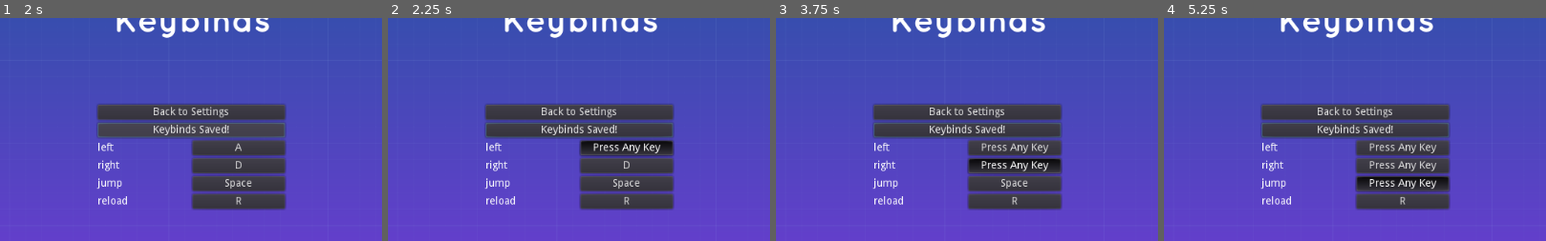
Above: before the commit, frames 1-4 (left to right).
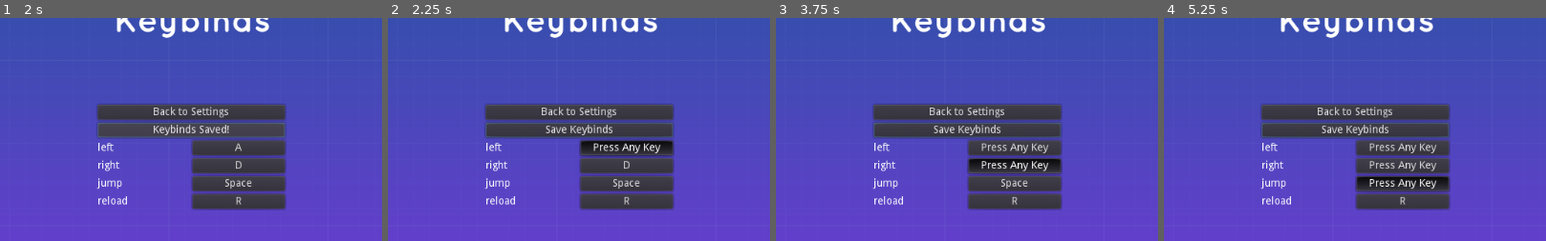
Above: after the commit, the same moments.

Repository: the-bald-lad/2d-platformer-game
Game: Godot game, scene res://src/Input_Mapping/Input.tscn
Same seed, same stepped clock (60 frames per second), same inputs: the game is played once before the commit and once after it. This scene is started directly instead of the project's main scene.
Inputs:
- Up to frame 1 (2 s): click "Save Keybinds" at 0.5 s; click "Keybinds Saved!" at 1.25 s
- Up to frame 2 (2.25 s): click "A" at 2 s
- Up to frame 3 (3.75 s): click "Press Any Key" at 2.75 s; click "D" at 3.5 s
- Up to frame 4 (5.25 s): click "Press Any Key" at 4.25 s; click "Space" at 5 s
The pictures show only the part of the screen within x 25-75%, y 20-70%; the shares and areas given below are measured in that part.

Frame 1 is identical in both runs. In frame 2, 0.5% of the frame differs, in the area x 40-60%, y 47-53%; in frame 3, 0.5%; in frame 4, 0.5%.
Error before the commit: Invalid set index 'text' (on base: 'null instance') with value of type 'String'. (res://src/Input_Mapping/Keybind_Button.gd:32)

Commit message:
Improved saving menus and updated various other aspects of the game

Diff:
--- a/new_level.tscn
+++ b/new_level.tscn
@@ -1,18 +1,18 @@
 [gd_scene load_steps=18 format=2]
 
-[ext_resource path="res://Assets/background.png" type="Texture" id=1]
-[ext_resource path="res://src/Other Stuff/Portal.tscn" type="PackedScene" id=2]
-[ext_resource path="res://src/Actors/Player.gd" type="Script" id=3]
+[ext_resource path="res://src/Actors/Player.tscn" type="PackedScene" id=1]
+[ext_resource path="res://Assets/background.png" type="Texture" id=2]
+[ext_resource path="res://src/Other Stuff/Portal.tscn" type="PackedScene" id=3]
 [ext_resource path="res://src/Other Stuff/Enterance Portal.tscn" type="PackedScene" id=4]
 [ext_resource path="res://src/Other Stuff/Colectable.tscn" type="PackedScene" id=5]
-[ext_resource path="res://src/Actors/Player.tscn" type="PackedScene" id=6]
-[ext_resource path="res://src/Actors/Enemy.tscn" type="PackedScene" id=7]
-[ext_resource path="res://src/Actors/Enemy.gd" type="Script" id=8]
-[ext_resource path="res://Assets/tileset.png" type="Texture" id=9]
+[ext_resource path="res://src/Actors/Enemy.tscn" type="PackedScene" id=6]
+[ext_resource path="res://src/Actors/Player.gd" type="Script" id=7]
+[ext_resource path="res://Assets/tileset.png" type="Texture" id=8]
+[ext_resource path="res://src/Actors/Enemy.gd" type="Script" id=9]
 [ext_resource path="res://src/Scenes/Level.gd" type="Script" id=10]
 [ext_resource path="res://src/Other Stuff/Colectable.gd" type="Script" id=11]
-[ext_resource path="res://src/Other Stuff/Portal.gd" type="Script" id=12]
-[ext_resource path="res://src/Scenes/Level_2.tscn" type="PackedScene" id=13]
+[ext_resource path="res://src/Scenes/Level_2.tscn" type="PackedScene" id=12]
+[ext_resource path="res://src/Other Stuff/Portal.gd" type="Script" id=13]
 
 [sub_resource type="ConvexPolygonShape2D" id=1]
 points = PoolVector2Array( 80, 80, 0, 80, 0, 0, 80, 0 )
@@ -96,10 +96,10 @@
 collision_layer = 0
 monitorable = false
 
-[node name="Player" type="KinematicBody2D" parent="." instance=ExtResource( 6 )]
-position = Vector2( 664.925, 399.996 )
+[node name="Player" type="KinematicBody2D" parent="." instance=ExtResource( 1 )]
+position = Vector2( 665, 399.996 )
 collision_mask = 8
-script = ExtResource( 3 )
+script = ExtResource( 7 )
 speed = Vector2( 300, 1100 )
 gravity = 2500.0
 stomp_impulse = 700.0
--- a/src/Input_Mapping/Input.tscn
+++ b/src/Input_Mapping/Input.tscn
@@ -40,10 +40,10 @@
 text = "Back to Settings"
 next_scene_path = "res://src/Settings and Pause Menus/Settings.tscn"
 
-[node name="Save Config" type="Button" parent="Button Container"]
+[node name="Save_Config" type="Button" parent="Button Container"]
 margin_top = 109.0
 margin_right = 251.0
 margin_bottom = 129.0
 text = "Save Keybinds"
 
-[connection signal="pressed" from="Button Container/Save Config" to="." method="_on_Save_Config_pressed"]
+[connection signal="pressed" from="Button Container/Save_Config" to="." method="_on_Save_Config_pressed"]
--- a/src/Input_Mapping/Input_Keybinds.gd
+++ b/src/Input_Mapping/Input_Keybinds.gd
@@ -66,4 +66,4 @@
 	PlayerStats.keybinds = keybinds.duplicate() # Duplicates keybind dictionary from PlayerStats
 	PlayerStats.set_key_binds() # Calls global script to set new keybinds
 	PlayerStats.write_config() # Writes new keybinds to configuration file
-	get_node("Button Container/Save Config").text = "Keybinds Saved!" # Changes text to inform player that keybinds are saved
+	get_node("Button Container/Save_Config").text = "Keybinds Saved!" # Changes text to inform player that keybinds are saved
--- a/src/Input_Mapping/Keybind_Button.gd
+++ b/src/Input_Mapping/Keybind_Button.gd
@@ -29,4 +29,4 @@
 	if button_pressed: # Checks to see if the button has been pressed down
 		waiting_input = true # Sets variable to true
 		set_text("Press Any Key") # Changes button text
-	get_tree().current_scene.get_node("Save Config").text = "Save Keybinds" # Sets save keybinds button back to save keybinds
+	get_tree().current_scene.get_node("Button Container/Save_Config").text = "Save Keybinds" # Sets save keybinds button back to save keybinds
--- a/src/Loading Saves/Load_Saves.gd
+++ b/src/Loading Saves/Load_Saves.gd
@@ -1,11 +1,121 @@
 extends Control
 
-# Called when button is lifted
-func _on_Load_button_up():
-	var file: File = File.new() # Creates new File type, for accessing files in a given directory
+# Onready variables
+onready var button_container = get_node("VBoxContainer") # Gets button container from current scene
 
-	# Checking file opens correctly
-	if file.open(PlayerStats.save_path, File.READ) == OK:
-		print(file.READ)
+# Variables for button node
+var button_script = load("res://src/Loading Saves/load_button.gd")
+var save_location = "user://saves/"
 
-	get_node("VBoxContainer/Load").text = PlayerStats.load_game() # Loads save game, calls from global script
+# Variables for formatting dates
+var days = {
+	0 : "Sunday",
+	1 : "Monday",
+	2 : "Tuesday",
+	3 : "Wednesday",
+	4 : "Thursday",
+	5 : "Friday",
+	6 : "Saturday"
+} # For changing days to strings
+
+var months = {
+	1  : "January",
+	2  : "February",
+	3  : "March",
+	4  : "April",
+	5  : "May",
+	6  : "June",
+	7  : "July",
+	8  : "August",
+	9  : "September",
+	10 : "October",
+	11 : "November",
+	12 : "December",
+} # For changing months to strings
+
+# Called when first loaded
+func _ready() -> void:
+	# Setting title to centre of screen
+	# warning-ignore:standalone_expression
+	get_node("Game Title").ALIGN_CENTER
+
+	# Gets three most recent saves
+	var saves = PlayerStats.get_three_save(save_location)
+
+	# Checking for save files
+	if len(saves) <= 0:
+		get_node("Game Title").text = "No Saves Found!"
+
+	# Vars for numbering saves
+	var num = 1
+
+	# Printing saves loaded for testing
+	print("Saves: " + str(saves))
+
+	# Loops through each save in saves list
+	for save in saves:
+		var hbox   = HBoxContainer.new() # Creates new horizontal box container
+		var label  = Label.new() # Creates a new label
+		var button = Button.new() # Creates a new button
+
+		# Getting time of save
+		var date_dict = OS.get_datetime_from_unix_time(save)
+
+		# Output of dictionary for debugging formatting
+		#print("Date dict: ", date_dict)
+
+		# Formatting full date variables
+		var hour   = date_dict["hour"]
+		var minute = date_dict["minute"]
+		var day    = days[date_dict["weekday"]]
+		var date   = str(date_dict["day"])
+		var month  = months[date_dict["month"]]
+		var year   = date_dict["year"]
+
+		var default_ending = "th"
+
+		# Formatting date
+		if date == "11" or date == "12" or date == "13":
+			date += default_ending
+		elif date.ends_with("1"):
+			date += "st"
+		elif date.ends_with("2"):
+			date += "nd"
+		elif date.ends_with("3"):
+			date += "rd"
+		else:
+			date += default_ending
+
+		# Creating text for the label
+		var label_text = "%s:%s %s %s %s %s" % [hour, minute, day, date, month, year]
+
+		# Printing for debugging
+		print("Label: ", label_text)
+
+		# Setting text for nodes created
+		label.text  = label_text
+		button.text = "Load Save " + str(num)
+
+		# Setting size flags
+		hbox.set_h_size_flags(SIZE_EXPAND_FILL)
+		label.set_h_size_flags(SIZE_EXPAND_FILL)
+		button.set_h_size_flags(SIZE_EXPAND_FILL)
+
+		# Sets value of button to the save file
+		var button_value = str(save)
+
+		# Setting button values
+		button.set_script(button_script) # Attaches script to button
+		button.file_name = button_value # Sets button value into button
+
+		# Applying settings the horizontal boxes
+		hbox.add_child(label) # Adds the current label as a child to the current box
+		hbox.add_child(button) # Adds the current button as a child to the current box
+
+		# Adds horizontal box as a child to the button container
+		button_container.add_child(hbox)
+
+		print("Button Value: ", button_value)
+
+		# Increments num of save file
+		num += 1
--- a/src/Loading Saves/Load_Saves.tscn
+++ b/src/Loading Saves/Load_Saves.tscn
@@ -1,7 +1,6 @@
-[gd_scene load_steps=7 format=2]
+[gd_scene load_steps=6 format=2]
 
 [ext_resource path="res://Assets/background.png" type="Texture" id=1]
-[ext_resource path="res://src/UI Stuff/Change_Scene.gd" type="Script" id=2]
 [ext_resource path="res://src/UI Stuff/Level Change Button.tscn" type="PackedScene" id=3]
 [ext_resource path="res://src/UI Stuff/Title.tscn" type="PackedScene" id=4]
 [ext_resource path="res://Assets/font_title.tres" type="DynamicFont" id=5]
@@ -18,11 +17,7 @@
 texture = ExtResource( 1 )
 expand = true
 
-[node name="Game Title" type="Label" parent="." instance=ExtResource( 4 )]
-anchor_left = 0.5
-anchor_top = 0.012
-anchor_right = 0.5
-anchor_bottom = 0.012
+[node name="Game Title" parent="." instance=ExtResource( 4 )]
 margin_left = -188.0
 margin_top = 128.8
 margin_right = 202.0
@@ -40,19 +35,8 @@
 margin_right = 263.0
 margin_bottom = 38.0
 
-[node name="Load" type="Button" parent="VBoxContainer"]
-margin_right = 522.0
-margin_bottom = 20.0
-text = "Load Save"
-
-[node name="Back" type="Button" parent="VBoxContainer" instance=ExtResource( 3 )]
-margin_top = 24.0
+[node name="Back" parent="VBoxContainer" instance=ExtResource( 3 )]
 margin_right = 522.0
 margin_bottom = 56.0
-size_flags_vertical = 3
 text = "Back to menu"
-script = ExtResource( 2 )
 next_scene_path = "res://src/Scenes/Start and End Scenes/Title Screen.tscn"
-
-[connection signal="button_up" from="VBoxContainer/Load" to="." method="_on_Load_button_up"]
-[connection signal="button_up" from="VBoxContainer/Back" to="VBoxContainer/Back" method="_on_Start_button_up"]
--- /dev/null
+++ b/src/Loading Saves/load_button.gd
@@ -0,0 +1,12 @@
+extends Node
+
+# Variables for changing button aspects
+var file_name # Taken when button is generated
+
+# When button is pressed
+func _pressed() -> void:
+	# Prints file loaded for debugging
+	print("Load File: " + file_name)
+
+	# Changes text, only seen if save does not load
+	self.text = PlayerStats.load_game(file_name)
--- a/src/Player Statistics/Player Stats.gd
+++ b/src/Player Statistics/Player Stats.gd
@@ -13,6 +13,7 @@
 var deaths:      int = 0 setget set_death
 var bullets:     int = 8 setget set_bullets
 
+# For loading nect level, will change if save is loaded
 var next_level: String = "res://src/Scenes/Level_0.tscn"
 
 # Variables for HUD
@@ -69,17 +70,23 @@
 			else:
 				keybinds[key] = null
 	else: # Config file has not loaded correctly
-		print(configfile.load(keybind_filepath)) # Outputs standard error
-		get_tree().quit(-1) # Quits game with error code
-
-	set_key_binds() # Calls function to set keybinds to the game
+		# Outputs standard error
+		print(configfile.load(keybind_filepath))
+
+		# Quits game with error code
+		get_tree().quit(-1)
+
+	 # Calls function to set keybinds to the game
+	set_key_binds()
 
 # Is called every frame, delta variable is time imbetween frames
 func _physics_process(_delta) -> void:
 	if get_tree().current_scene.filename in levels_list: # Checks for if current scene is in list of levels
-		get_node("Hud/Label").text = "Ammo: %s" % (bullets) # Places HUD onto screen
+		# Places HUD onto screen
+		get_node("Hud/Label").text = "Ammo: %s" % (bullets)
 	else:
-		get_node("Hud/Label").text = "" # Removes HUD from screen if not a level
+		# Removes HUD from screen if not a level
+		get_node("Hud/Label").text = ""
 
 # For checking inputs during play in the game
 func _input(_event) -> void:
@@ -90,7 +97,10 @@
 		# Pauses processing time for the game
 		get_tree().paused = true
 	if Input.is_action_just_pressed("reload") and bullets != 8: # Checks for if reload key is pressed
-		bullets = 8 # Resets bullets to 8
+		# Resets bullets to 8
+		bullets = 8
+
+		# Plays reload sound effect
 		get_node("Reload").play()
 
 # For setting the keybinds to the game
@@ -181,14 +191,14 @@
 	return "Game Saved" # Returns text for button to change to
 
 # Loading game saves
-func load_game() -> String:
+func load_game(passed_file) -> String:
 	var file: = File.new() # Creates new file type
 	var new_load_data: Dictionary # Creates new dictionary type
 	var text: String # Creates new String variable
 
 	# Updating opening values
-	save_path           = dir_path + get_latest_enc_pass(dir_path) + file_ext
-	encryption_password = get_latest_enc_pass(dir_path)
+	save_path           = dir_path + passed_file + file_ext
+	encryption_password = passed_file
 
 
 	if file.file_exists(save_path): # Checks save file exists
@@ -222,6 +232,32 @@
 	printerr("%s: had error %s" % ([thing_that_has_gone_wrong, error])) # Outputs error with passed in values
 	get_tree().quit(-1) # Quits with error code
 
+func quicksort(list) -> Array:
+	var list_length = len(list) # Length of list
+
+	# Break from recursion loop
+	if list_length <= 1:
+		return list # Returns one length list
+
+	# Pivot Variables
+	var pivot_number = rand_range(0, list_length-1) # Gets random list location
+	var pivot        = list[pivot_number] # gets pivot value
+
+	# For higher and lower numbers
+	var lower = []
+	var upper = []
+
+	# Filtering from pivot
+	for num in list:
+		if num < pivot:
+			lower.append(num)
+		if num >= pivot:
+			upper.append(num)
+
+	# Returns sorted list by calling same function on new upper and lower lists
+	return quicksort(upper) + quicksort(lower)
+
+# Gets lastest Save
 func get_latest_enc_pass(path) -> String:
 	var files = [] # For files in directory
 	var nums  = [] # For file names
@@ -257,6 +293,52 @@
 
 	return str(out) # Returns latest save
 
+# Gets the three most recent saves
+func get_three_save(path) -> Array:
+	var files = [] # For files in directory
+	var nums  = [] # For file names
+
+	var enc_dir = Directory.new() # For accessing directory files in a listed method
+
+	var out: Array = [] # Output variable, will be returned from function
+
+	#warning-ignore:return_value_discarded
+	dir.open(path) # Opens path that is passed through
+
+	# warning-ignore:return_value_discarded
+	dir.list_dir_begin() # Starts listing directory
+
+	# For getting all files from directory
+	while true:
+		var file = dir.get_next() # Gets next file in file list
+		if file == "": # Checks if end of directory
+			break # Stops loop
+		elif not file.begins_with("."): # Does not add hidden files to list
+			files.append(file) # Appends file to file list
+
+	enc_dir.list_dir_end() # For stopping the list of directory files
+
+	# For getting numbers from file names
+	for file in files:
+		nums.append(int(file.split(".")[0])) # Only gets name of file, removes file ext
+
+	# Sorts list of saves
+	var sorted_list = quicksort(nums)
+
+	# Print output for debugging
+	print("Sorted List: ", sorted_list)
+
+	# Output variable
+	out = []
+
+	# Going through list to get first three
+	for file in sorted_list:
+		if len(out) > 3:
+			break
+		out.append(file)
+
+	return out # Returns latest save
+
 # Sets level score when called
 func set_score(value: int) -> void:
 	level_score = value
--- a/src/Scenes/Start and End Scenes/Title Screen.gd
+++ b/src/Scenes/Start and End Scenes/Title Screen.gd
@@ -1,10 +1,8 @@
 extends Control
 
 # Variables for loading lastest save game
-var file: File = File.new()
+var file: String = PlayerStats.get_latest_enc_pass("user://saves/")
 
 # Is called when when is lifted
 func _on_Continue_button_up():
-	if file.open(PlayerStats.save_path, File.READ) == OK: # Checks that file could be opened correctly
-		print(file.READ)
-	get_node("Button Container/Continue").text = PlayerStats.load_game() # Loaded save game, updates button text
+	get_node("Button Container/Continue").text = PlayerStats.load_game(file) # Loaded save game, updates button text
Not shown: 5 places in new_level.tscn that only renumber resources
